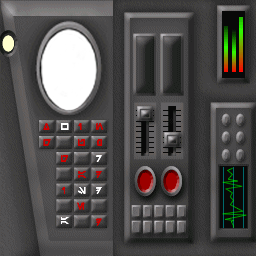
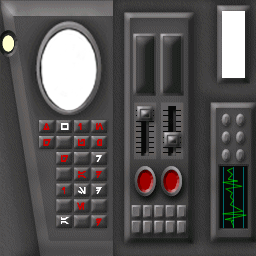
Before/after of a (256, 256) layered artwork. What changed in the layer stack:
painted on "Layer 1 copy" (1st of 2, in "cover-2 copy") over <box>216,5,245,93</box>
